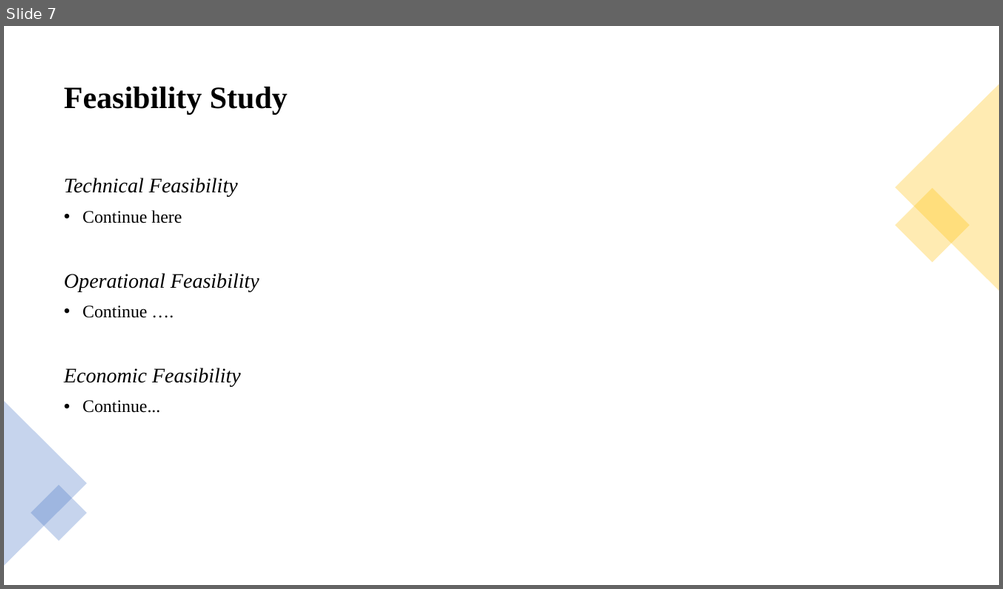
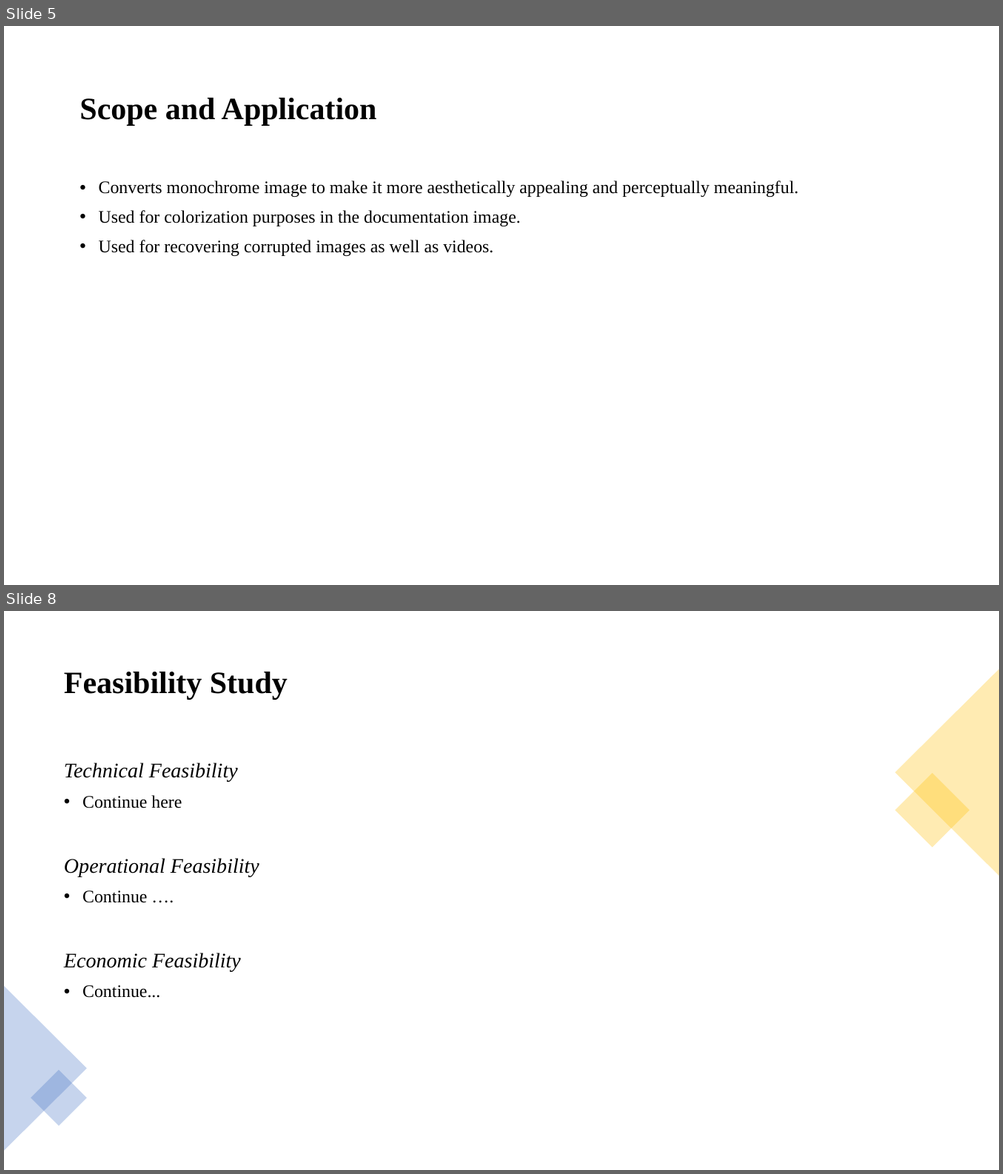
Before and after one commit to sujanW0W/MajorProject, a slide deck: Image colorization and Inpainting/Color Inpainting and colorization.pptx. Shown one above the other, each under a label of ours: slide 7 before the commit, slides 5 and 8 after it; the slides between them are not shown. The pictures are 1003x589 and 1003x1174 pixels, drawn with LibreOffice and Linux fonts; fonts in the diff are those of the drawing. Boxes give left, top, right and bottom in pixels: in the first picture for what was removed or moved away, otherwise in the second. Text is boxed around its words. In the diff, an @@ line names an element or a change of style, - is before the commit and + after.

```diff
--- a/Image colorization and Inpainting/Color Inpainting and colorization.pptx
+++ b/Image colorization and Inpainting/Color Inpainting and colorization.pptx
@@ slide 5 added at (4, 26, 999, 585), background #FFFFFF @@
@@ title added at (79, 98, 377, 125), 30 pt, text #000000, bold @@
+Scope and Application
@@ text added at (99, 181, 798, 256), 17 pt, text #000000 @@
+• Converts monochrome image to make it more aesthetically appealing and perceptually meaningful.
+• Used for colorization purposes in the documentation image.
+• Used for recovering corrupted images as well as videos.
@@ what was slide 7 is now slide 8 @@
```
Also in this commit, not shown: 6 slides changed.
